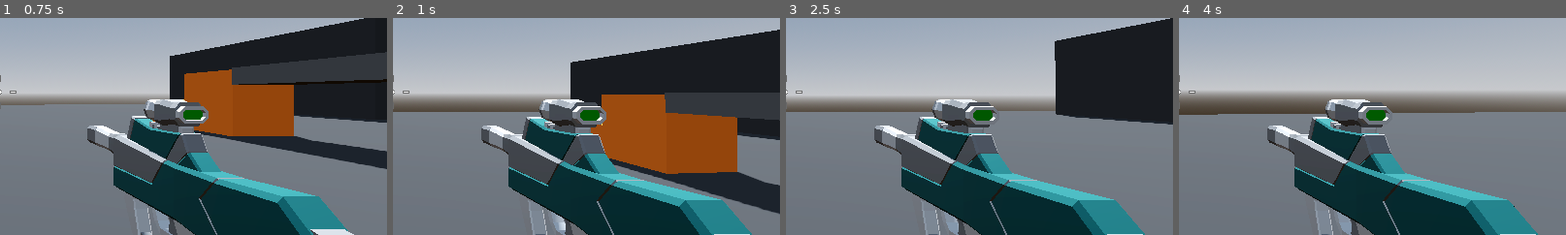
Above: before the commit, frames 1-4 (left to right).
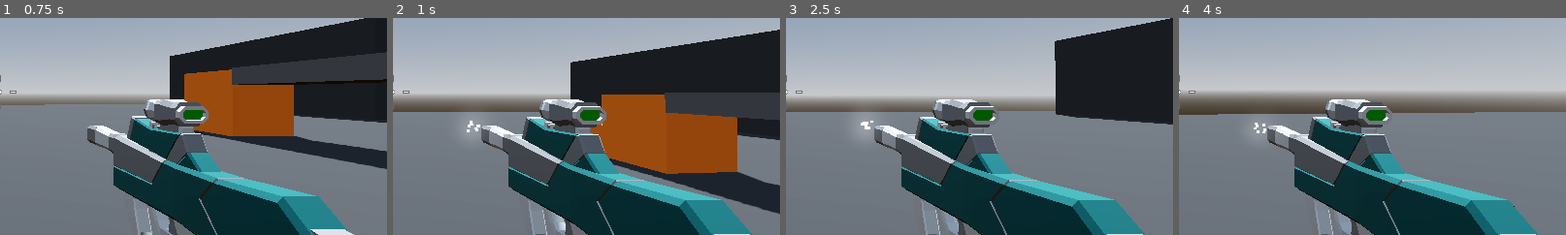
Above: after the commit, the same moments.

Repository: DapperMongoose/RoboRampage
Game: Godot game, scene res://Levels/SandBox.tscn
Same seed, same stepped clock (60 frames per second), same inputs: the game is played once before the commit and once after it.
Inputs (mouse positions are % of the whole screen's width and height, from its top left):
- Up to frame 1 (0.75 s): tap Enter at 0.5 s; move the mouse to (55, 50) at 0.52 s; press the mouse at (55, 50) at 0.53 s; hold W (move_forward) from 0.53 s (still down)
- Up to frame 2 (1 s): keep holding W (move_forward); tap Space (jump) at 0.77 s
- Up to frame 3 (2.5 s): keep holding W (move_forward); move the mouse to (45, 50) at 1.27 s; release the mouse at (45, 50) at 1.28 s; click (45, 50) at 1.35 s; tap Space (jump) at 1.52 s; move the mouse to (52, 48) at 2.02 s; press the mouse at (52, 48) at 2.03 s
- Up to frame 4 (4 s): keep holding W (move_forward); move the mouse to (49, 52) at 2.77 s; release the mouse at (49, 52) at 2.78 s; click (49, 52) at 2.85 s; tap Space (jump) at 3.02, 3.77 s; move the mouse to (57, 51) at 3.52 s; press the mouse at (57, 51) at 3.53 s
The pictures show only the part of the screen within x 50-100%, y 33-83%; the shares and areas given below are measured in that part.

Frame 1 is identical in both runs. In frame 2, 0.2% of the frame differs, in the area x 18-24%, y 47-55%; in frame 3, 0.3%, in the area x 18-24%, y 45-55%; in frame 4, 0.1%.

Commit message:
completed making particles lesson

Diff:
--- a/Weapons/SMG.tscn
+++ b/Weapons/SMG.tscn
@@ -1,10 +1,47 @@
-[gd_scene load_steps=3 format=3 uid="uid://b27qirvnl6y6t"]
+[gd_scene load_steps=8 format=3 uid="uid://b27qirvnl6y6t"]
 
 [ext_resource type="PackedScene" uid="uid://b0065o4wrmdv1" path="res://Weapons/hitscan_weapon.tscn" id="1_t01wr"]
 [ext_resource type="PackedScene" uid="uid://o08nyhlql7m" path="res://Weapons/SMG.glb" id="2_mtmfh"]
 
-[node name="SMG" node_paths=PackedStringArray("weapon_mesh") instance=ExtResource("1_t01wr")]
+[sub_resource type="StandardMaterial3D" id="StandardMaterial3D_k4ege"]
+emission_enabled = true
+emission = Color(1, 1, 1, 1)
+emission_energy_multiplier = 3.0
+
+[sub_resource type="Curve" id="Curve_rv2f4"]
+_data = [Vector2(0, 1), 0.0, 0.0, 0, 0, Vector2(1, 0), 0.0, 0.0, 0, 0]
+point_count = 2
+
+[sub_resource type="CurveTexture" id="CurveTexture_pb1pi"]
+curve = SubResource("Curve_rv2f4")
+
+[sub_resource type="ParticleProcessMaterial" id="ParticleProcessMaterial_dim7r"]
+direction = Vector3(0, 0, -1)
+spread = 8.0
+initial_velocity_min = 6.0
+initial_velocity_max = 8.0
+gravity = Vector3(0, 0, 0)
+scale_curve = SubResource("CurveTexture_pb1pi")
+
+[sub_resource type="BoxMesh" id="BoxMesh_f54s0"]
+size = Vector3(0.1, 0.1, 0.1)
+
+[node name="SMG" node_paths=PackedStringArray("weapon_mesh", "muzzle_flash") instance=ExtResource("1_t01wr")]
 weapon_mesh = NodePath("SMG")
+muzzle_flash = NodePath("MuzzleFlash")
 
 [node name="SMG" parent="." index="1" instance=ExtResource("2_mtmfh")]
 transform = Transform3D(1, 0, 0, 0, 1, 0, 0, 0, 1, 0.7, -0.35, -1)
+
+[node name="MuzzleFlash" type="GPUParticles3D" parent="." index="3"]
+transform = Transform3D(1, 0, 0, 0, 1, 0, 0, 0, 1, 0.7, -0.3, -2.1)
+material_overlay = SubResource("StandardMaterial3D_k4ege")
+cast_shadow = 0
+emitting = false
+lifetime = 0.07
+one_shot = true
+explosiveness = 1.0
+fixed_fps = 60
+local_coords = true
+process_material = SubResource("ParticleProcessMaterial_dim7r")
+draw_pass_1 = SubResource("BoxMesh_f54s0")
--- a/Weapons/hitscan_weapon.gd
+++ b/Weapons/hitscan_weapon.gd
@@ -4,6 +4,7 @@
 @export var fire_rate := 14.0
 @export var recoil := 0.05
 @export var weapon_damage := 15
+@export var muzzle_flash: GPUParticles3D
 
 @onready var cooldown_timer: Timer = $CooldownTimer
 @onready var weapon_position: Vector3 = weapon_mesh.position
@@ -12,14 +13,15 @@
 # Called every frame. 'delta' is the elapsed time since the previous frame.
 func _process(delta: float) -> void:
 	if Input.is_action_pressed("fire"):
-		shoot()
+		if cooldown_timer.is_stopped():
+			shoot()
 	weapon_mesh.position = weapon_mesh.position.lerp(weapon_position, delta * 10)
 
 func shoot() -> void:
-	if cooldown_timer.is_stopped():
-		cooldown_timer.start(1.0 / fire_rate)
-		var collider = ray_cast_3d.get_collider()
-		printt("weapon fired!", collider)
-		weapon_mesh.position.z += recoil
-		if collider is Enemy:
-			collider.hitpoints -= weapon_damage
+	muzzle_flash.restart()
+	cooldown_timer.start(1.0 / fire_rate)
+	var collider = ray_cast_3d.get_collider()
+	printt("weapon fired!", collider)
+	weapon_mesh.position.z += recoil
+	if collider is Enemy:
+		collider.hitpoints -= weapon_damage
